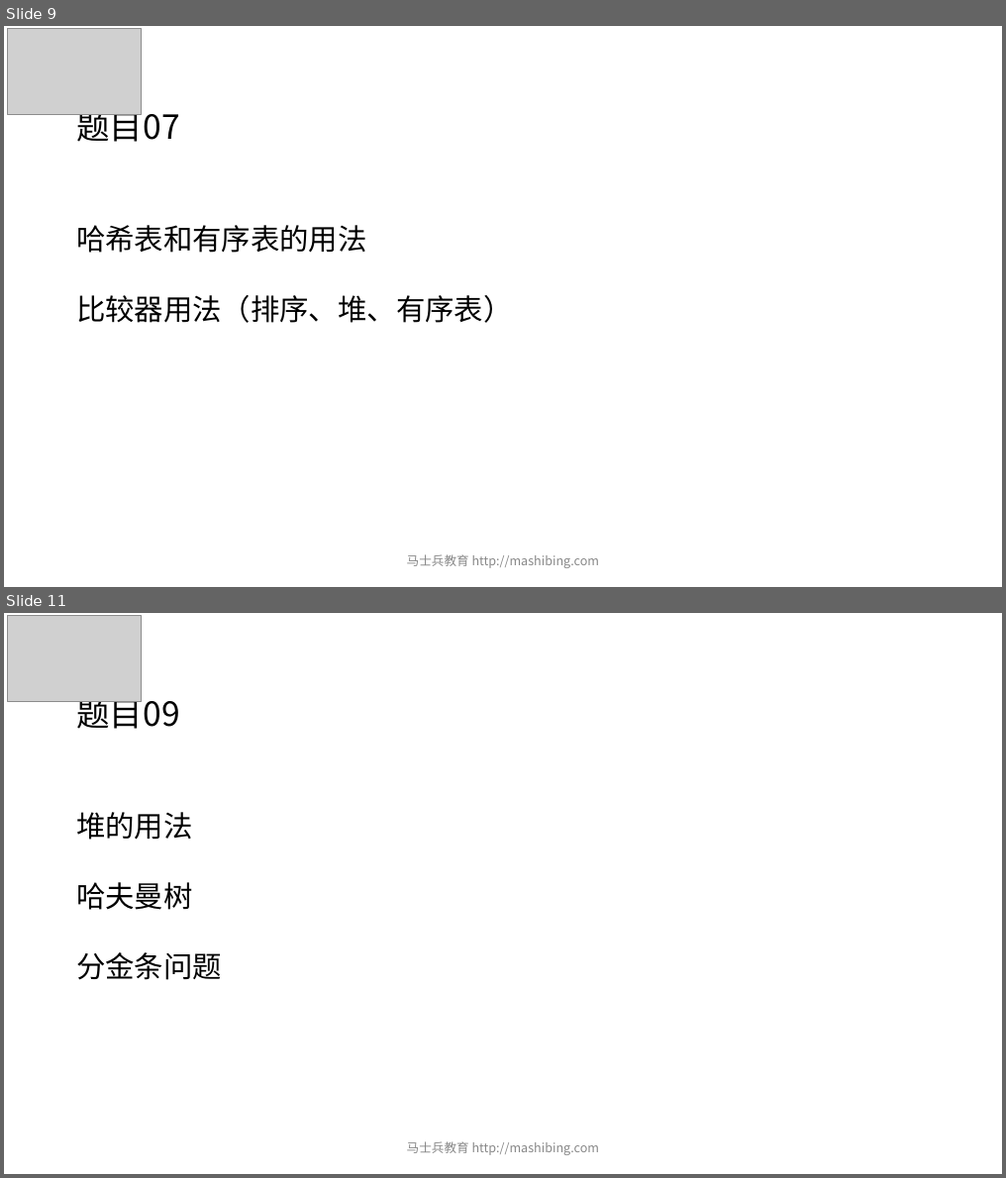
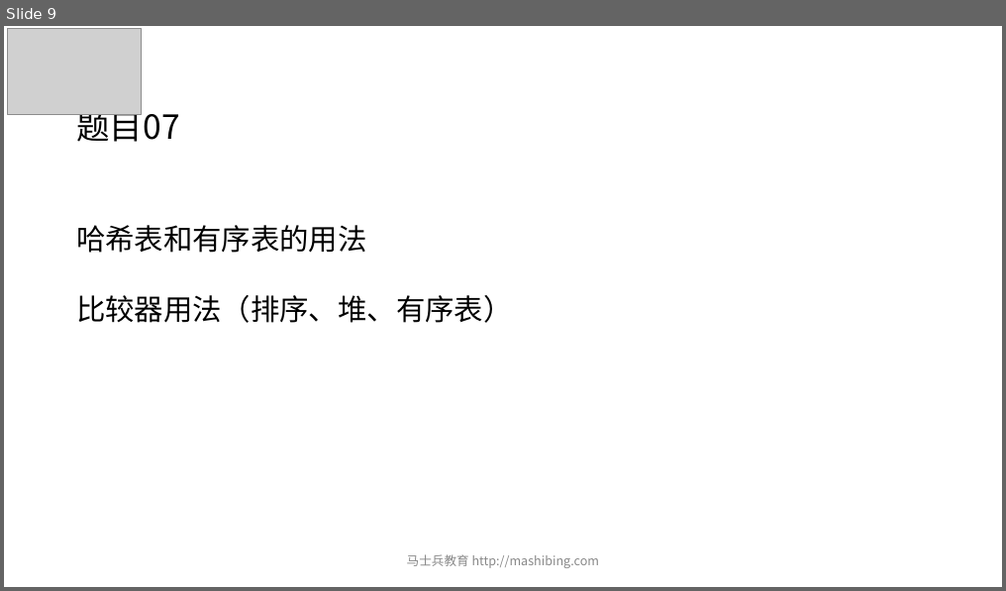
Before and after one commit to wblksheep/algorithm-zuo-msb-code, a slide deck: MCA算法突击课/第03期/ppt/powerpoint/第01节.pptx. Shown one above the other, each under a label of ours: slides 9 and 11 before the commit, slide 9 after it; the slides between them are not shown. The pictures are 1006x1178 and 1006x591 pixels, drawn with LibreOffice and Linux fonts; fonts in the diff are those of the drawing; grey boxes stand for pictures. Boxes give left, top, right and bottom in pixels: in the first picture for what was removed or moved away, otherwise in the second. Text is boxed around its words. In the diff, an @@ line names an element or a change of style, - is before the commit and + after.

```diff
--- a/MCA算法突击课/第03期/ppt/powerpoint/第01节.pptx
+++ b/MCA算法突击课/第03期/ppt/powerpoint/第01节.pptx
@@ slide 11 removed at (4,613,1002,1174), background #FFFFFF @@
@@ picture removed at (8,616,142,701) @@
@@ title removed at (76,692,180,729) @@
-题目09
@@ text removed at (76,812,222,980) @@
-堆的用法
-哈夫曼树
-分金条问题
@@ text removed at (407,1142,599,1156) @@
-马士兵教育 http://mashibing.com
```
Also in this commit, not shown: 1 other slide removed, 12 other files.
